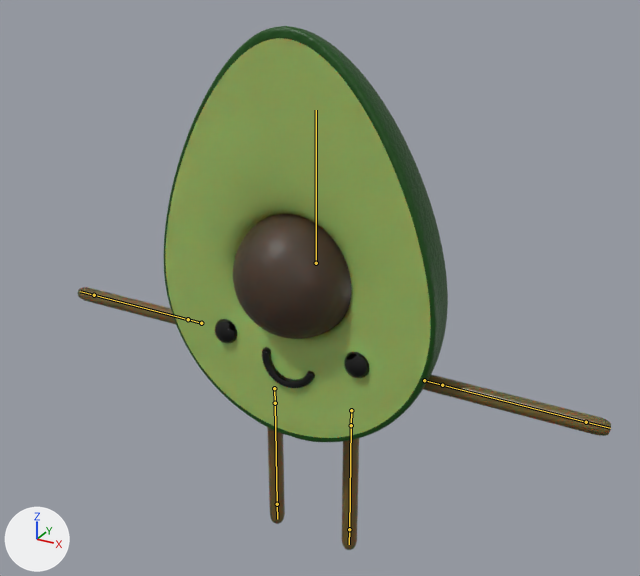
Two versions of the Blender file blender/avocado_bro.blend, one commit apart.
Camera for both pictures: a 50 mm camera at (2.61, -4.33, 4.33) aimed at (0.01, 0.4, 1.96). Arrows for +X, +Y and +Z are at lower left; the lights stay in place. The bones that bend it are drawn over the model as lines.
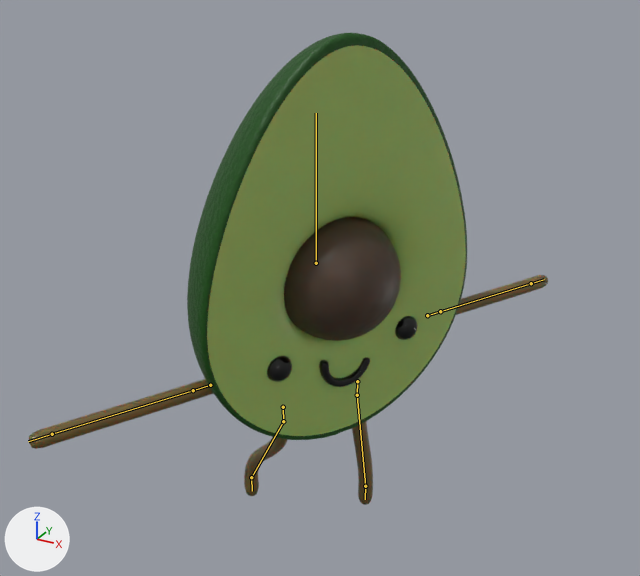
The newer file adds an action. The first version stands in its rest pose; the second is drawn at frame 150 of the action 'ArmatureAction.001'.

ob_empty is not drawn itself; it is the parent of ob_sphere_002.
ob_empty_001 is not drawn itself; it is the parent of ob_sphere_003.
ob_empty_002 is not drawn itself; it is the parent of ob_circle.

Changed parts and their boxes [x1, y1, x2, y2] in the pictures (640 x 576 px):
'Sphere', posed: before [164, 26, 448, 442]; after [187, 33, 467, 440]
'Sphere.001', posed: before [233, 214, 351, 339]; after [284, 217, 401, 341]
'Cylinder.001', posed (12% shorter): before [78, 287, 611, 550]; after [29, 275, 548, 505]
bone 'Bone', root to tip: before (316, 263) to (316, 110); after (316, 263) to (316, 113)
bone 'start.002', root to tip: before (349, 529) to (349, 544); after (365, 486) to (365, 499)
bone 'start.003', root to tip: before (277, 504) to (277, 519); after (251, 477) to (252, 491)

What changed in the scene script:
```text
Change bone_bone:
    where bone_bone = bpy.data.objects['Armature'].pose.bones['Bone']
    bone_bone.rotation_quaternion: (1.0, 0.0, 0.0, 0.0) -> (1.0, 0.04, 0.579, 0.0)  # degrees (0, 0, 0) -> degrees (7, 60, 4)
Change bone_start_002:
    where bone_start_002 = bpy.data.objects['Armature'].pose.bones['start.002']  # child of 'Bone'
    bone_start_002.location: (0.0, 0.0, 0.0) -> (-0.099, 0.0, 0.0)
Change bone_start_003:
    where bone_start_003 = bpy.data.objects['Armature'].pose.bones['start.003']  # child of 'Bone'
    bone_start_003.location: (0.0, 0.0, 0.0) -> (0.0, 0.0, -0.543)
```
